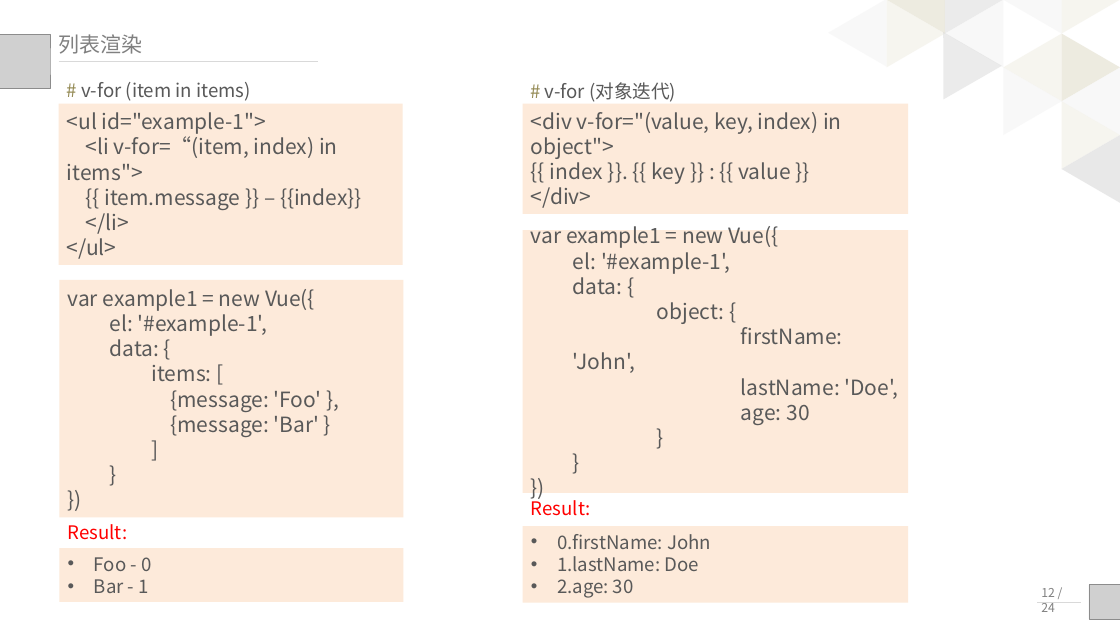
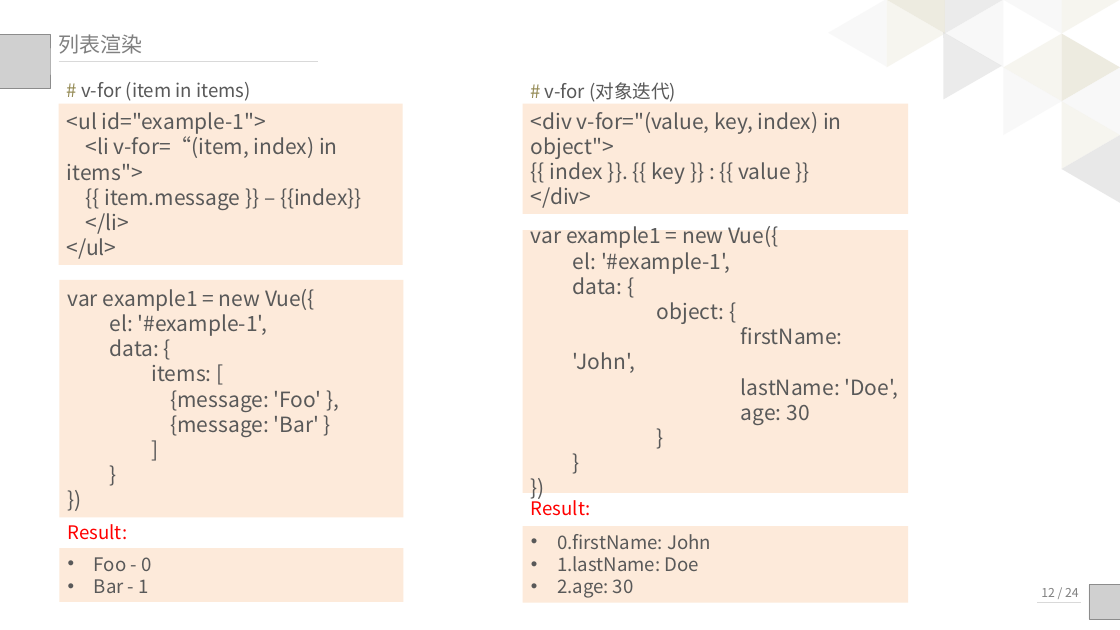
Before and after one commit to palmerye/Vue-Classroom, a slide deck: slide 15 of Presentation/Vue入门+应用.pptx (slide 13 before the commit). Drawn at 1120x630 pixels with LibreOffice and Linux fonts; fonts in the diff are those of the drawing; grey boxes stand for pictures. Boxes give left, top, right and bottom in pixels: in the first picture for what was removed or moved away, otherwise in the second. Text is boxed around its words. In the diff, an @@ line names an element or a change of style, - is before the commit and + after.

```diff
--- a/Presentation/Vue入门+应用.pptx
+++ b/Presentation/Vue入门+应用.pptx
@@ text "12 / 24" rewrapped from box(1041, 588, 1055, 612) to box(1041, 588, 1079, 597) @@
```
Also in this commit, not shown: 16 other slides changed, 2 slides added, 2 other files.
